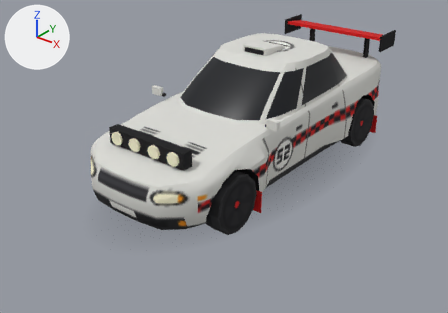
The glTF model modelos/granito.glb: old version first, new version second.
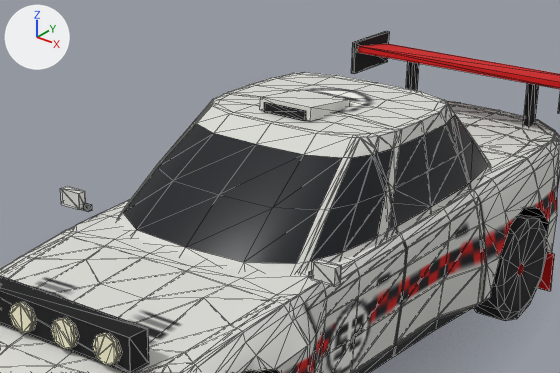
Old and new are each drawn whole from a 50 mm camera at (4.0, -5.46, 3.36) aimed at (-0.11, -0.32, 0.17) and again close up on the part from 28% to 85% of the width and 0% to 54% of the height. Lighting does not change. The marker at upper left points along +X, +Y and +Z. The last two pictures show the newer version. The close-ups show mesh edges as thin lines. Where no turn or scale is listed for an object, it has been applied to the vertices. Vertices at exactly the same position are counted once.

The first close-up shows 'Capo_malha', 'Carroceria', 'Porta_D_malha', 'Porta_E_malha', 'Porta_TE_malha', 'Roda_TE', 'Tampa_malha'.
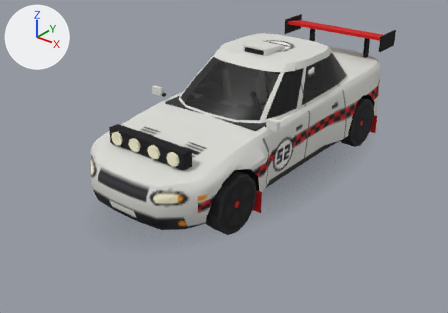
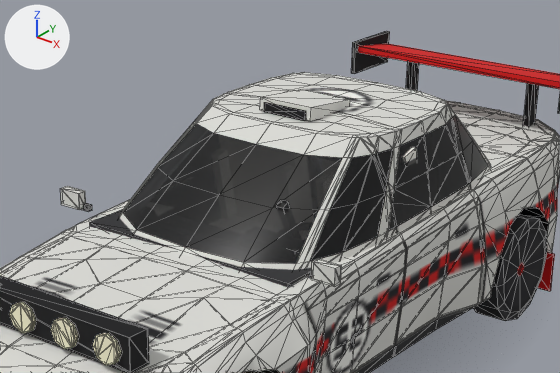
Pixel boxes [x1, y1, x2, y2] of what changed, in the close-ups (560 x 373 px):
'Interior', reshaped (not visible before): after [90, 147, 417, 287]
part 1 of me_interior, added (mostly hidden): after [90, 209, 312, 287]
part 2 of me_interior, built on (mostly hidden): after [276, 147, 417, 212]

What changed in the scene script:
```text
Add mat_banco:
    mat_banco = principled_material('Banco')
    mat_banco.base_color = (0.893, 0.873, 0.813)  # white #f3f0e9
    mat_banco.roughness = 1.0
Add mat_forro:
    mat_forro = principled_material('Forro')
    mat_forro.base_color = (0.029, 0.029, 0.0323)  # dark grey #303032
    mat_forro.roughness = 1.0
Change me_interior:
    used by ob_interior; location = (0.0, 0.0, 0.0)
    remove me_interior.from_pydata(...)  # 32 vertices, 48 faces; spans x -0.66..0.66, y -1.7..2.0, z 0.3..1.2
    remove me_interior.materials.append(mat_caixa)  # black #101013
    add me_interior.from_pydata(...)  # 404 vertices, 566 faces; spans x -0.7..0.7, y -1.7..2.13, z 0.27..1.28
    me_interior part 1: a new loose piece, a box spanning x -0.63..0.63, y -0.74..-0.38, z 0.59..0.86, in mat_forro (dark grey #303032)
    me_interior part 2: 8 vertices removed from x -0.44..0.44, y 0.12..0.81, z 0.77..1.2; 248 vertices added at x -0.67..0.67, y -0.62..1.33, z 0.27..1.28
    other edits to the shape of me_interior do not show in these pictures
    add me_interior.materials.append(mat_forro)  # dark grey #303032
    add me_interior.materials.append(mat_banco)  # white #f3f0e9
    add me_interior.materials.append(mat_cromo)  # light grey #b9bcc3
    add me_interior.materials.append(mat_preto)  # black #101013
```
